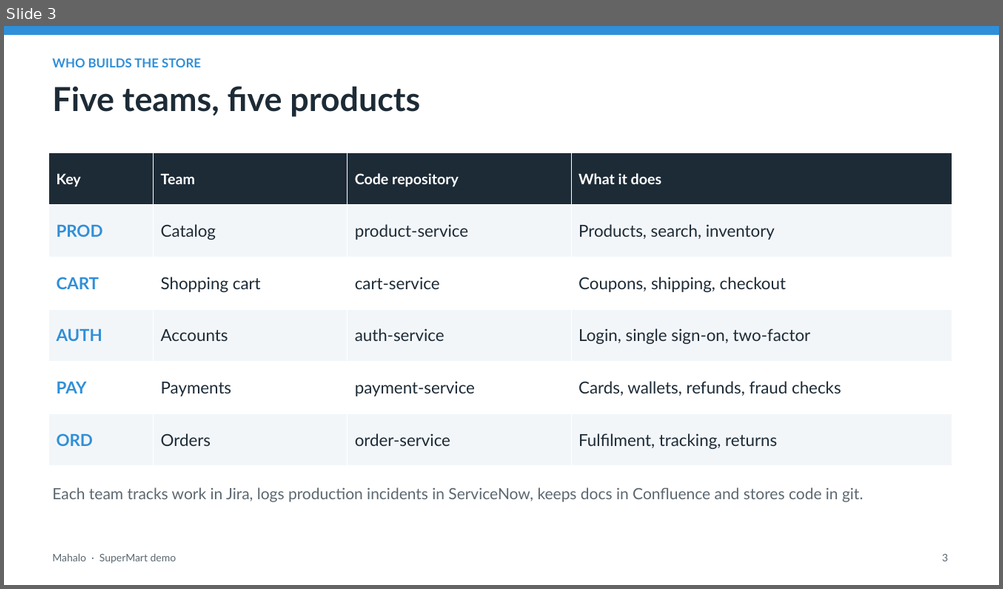
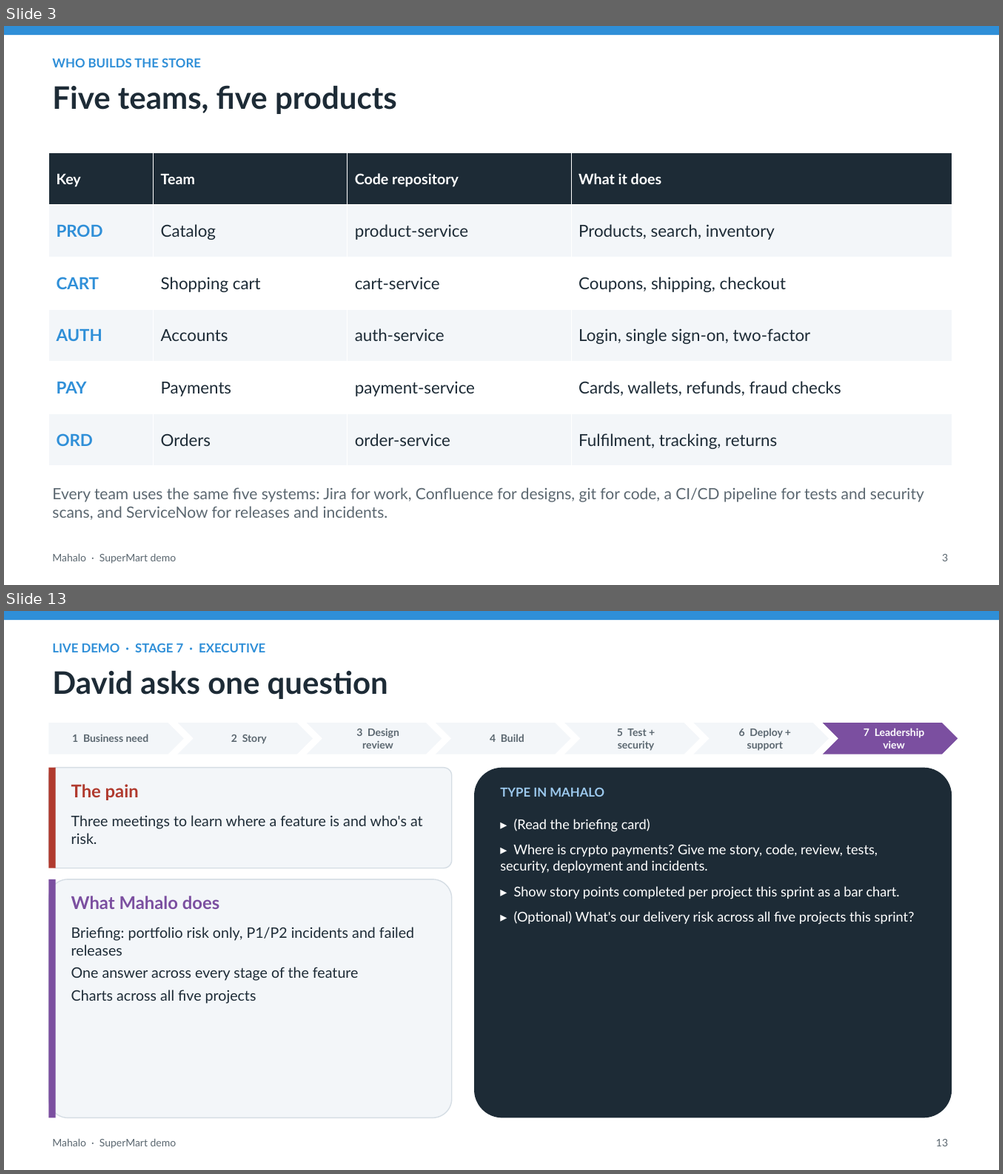
Before and after one commit to tjblavakumar/mahalo-agentcore, a slide deck: docs/Mahalo_SuperMart_Demo.pptx. Shown one above the other, each under a label of ours: slide 3 before the commit, slides 3 and 13 after it; the slides between them are not shown. The pictures are 1003x589 and 1003x1174 pixels, drawn with LibreOffice and Linux fonts; fonts in the diff are those of the drawing. Boxes give left, top, right and bottom in pixels: in the first picture for what was removed or moved away, otherwise in the second. Text is boxed around its words. In the diff, an @@ line names an element or a change of style, - is before the commit and + after.

Commit message:
docs: deck and demo script follow one feature (PAY-109) end to end with all four personas, CI/CD and the login briefing

```diff
--- a/docs/Mahalo_SuperMart_Demo.pptx
+++ b/docs/Mahalo_SuperMart_Demo.pptx
@@ slide 13 added at [4, 611, 999, 1170], background #FFFFFF @@
@@ rectangle added at [4, 611, 999, 620], fill #2F8FD8 @@
@@ text added at [52, 643, 265, 652], 12 pt, text #2F8FD8, bold @@
+LIVE DEMO · STAGE 7 · EXECUTIVE
@@ text added at [52, 670, 388, 699], 30 pt, text #1D2B36, bold @@
+David asks one question
@@ pentagon arrow added at [48, 723, 184, 755], fill #F3F6F9, 10 pt, text #5B6770, bold @@
+1 Business need
@@ chevron added at [178, 723, 313, 755], fill #F3F6F9, 10 pt, text #5B6770, bold @@
+2 Story
@@ chevron added at [307, 723, 442, 755], fill #F3F6F9, 10 pt, text #5B6770, bold @@
+3 Design review
@@ chevron added at [436, 723, 571, 755], fill #F3F6F9, 10 pt, text #5B6770, bold @@
+4 Build
@@ chevron added at [564, 723, 700, 755], fill #F3F6F9, 10 pt, text #5B6770, bold @@
+5 Test + security
@@ chevron added at [694, 723, 828, 755], fill #F3F6F9, 10 pt, text #5B6770, bold @@
+6 Deploy + support
@@ chevron added at [822, 723, 958, 755], fill #7B4FA0, 10 pt, text #FFFFFF, bold @@
+7 Leadership view
@@ rounded rectangle added at [48, 768, 452, 869], fill #F3F6F9, outline #D5DDE4 1 pt @@
@@ rectangle added at [48, 768, 56, 869], fill #B03A2E @@
@@ text added at [71, 784, 139, 800], 17 pt, text #B03A2E, bold @@
+The pain
@@ rounded rectangle added at [474, 768, 951, 1119], fill #1D2B36 @@
@@ text added at [500, 787, 604, 797], 12 pt, text #9CC9EE, bold @@
+TYPE IN MAHALO
@@ text added at [71, 815, 423, 844], 14 pt, text #1D2B36 @@
+Three meetings to learn where a feature is and who's at risk.
@@ text added at [500, 819, 914, 925], 13 pt, text #FFFFFF @@
+▸ (Read the briefing card)
+▸ Where is crypto payments? Give me story, code, review, tests, security, deployment and incidents.
+▸ Show story points completed per project this sprint as a bar chart.
+▸ (Optional) What's our delivery risk across all five projects this sprint?
@@ rounded rectangle added at [48, 880, 452, 1119], fill #F3F6F9, outline #D5DDE4 1 pt @@
@@ rectangle added at [48, 880, 56, 1119], fill #7B4FA0 @@
@@ text added at [71, 896, 219, 909], 17 pt, text #7B4FA0, bold @@
+What Mahalo does
@@ text added at [71, 927, 414, 1004], 14 pt, text #1D2B36 @@
+Briefing: portfolio risk only, P1/P2 incidents and failed releases
+One answer across every stage of the feature
+Charts across all five projects
@@ text added at [52, 1139, 176, 1149], 10 pt, text #5B6770 @@
+Mahalo · SuperMart demo
@@ text added at [936, 1139, 948, 1147], 10 pt, text #5B6770 @@
+13
@@ slide 3 changed as well @@
@@ text "Five teams, five products" at [52, 85, 397, 114]: size 32 to 30 pt @@
@@ text at [52, 488, 924, 520]: text changed @@
-Each team tracks work in Jira, logs production incidents in ServiceNow, keeps docs in Confluence and stores code in git.
+Every team uses the same five systems: Jira for work, Confluence for designs, git for code, a CI/CD pipeline for tests and security scans, and ServiceNow for releases and incidents.
```
Also in this commit, not shown: 9 other slides changed, 4 other slides added, 2 slides removed, 5 other files.
